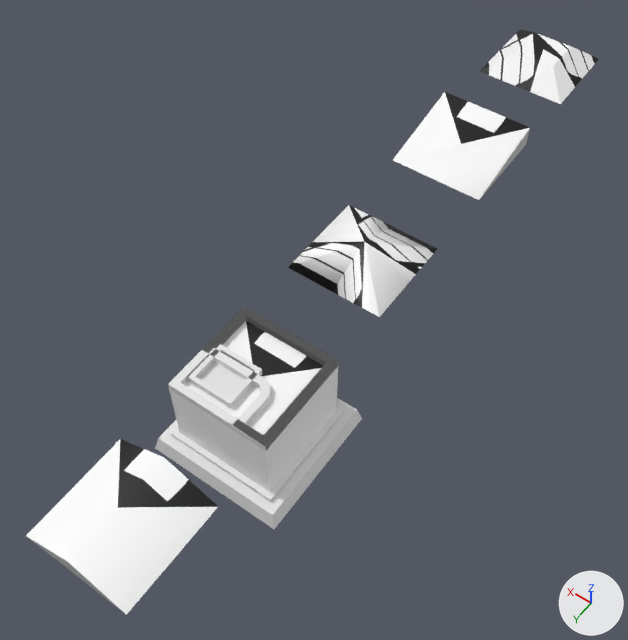
One commit to the Blender file Assets/Art/3D/Houses Final/House and World.blend: the scene before it, then after it.
Camera for both pictures: a 50 mm camera at (-4.13, 4.52, 10.02) aimed at (0.36, -1.76, 0.15). Arrows for +X, +Y and +Z are at lower right; the lights stay in place. The same objects are shown in both versions, whatever each file hides.

Objects in the first picture: '4 Sides Ground', '4 Sides House', 'Dach 1', 'Dach 2', 'Dach 3', 'Dach 4', 'Dach 5', 'Dach 6', 'Dach 7', 'Dach1.002'.
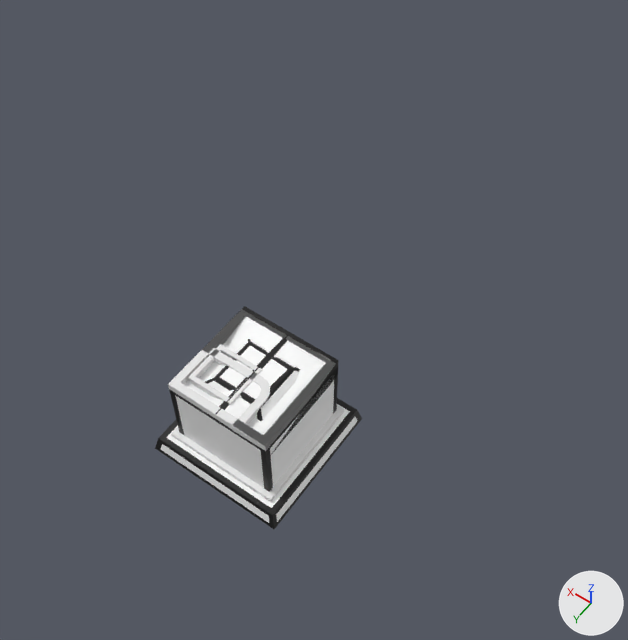
Where the newer file only moved an object's origin or applied its transform, the numbers keep the older frame.

Edits to the bpy script that builds the scene:
```text
Change me_cube_008:
    used by ob_4_sides_ground; location = (0.0, 0.0, -0.26); rotation_euler = (1.571, 0.0, 0.0), in degrees (90, 0, 0); scale = (0.01, 0.01, 0.01)
    remove me_cube_008.from_pydata(...)  # 8 vertices, 5 faces; spans x -100.0..100.0, y 1.0..26.0, z -100.0..100.0
    add me_cube_008.from_pydata(...)  # 52 vertices, 45 faces; spans x -100.0..100.0, y 1.0..26.0, z -100.0..100.0
    me_cube_008 part 1: 44 vertices added at x -100.0..100.0, y 1.0..26.0, z -100.0..100.0
    add me_cube_008.materials.append(mat_white)  # picture img_defaultmaterial_base_color_png_001
    add me_cube_008.materials.append(mat_black)  # black #000000
Change me_cube_007:
    used by ob_4_sides_house; location = (0.0, 0.0, 0.22); rotation_euler = (1.571, 0.0, 0.0), in degrees (90, 0, 0); scale = (0.01, 0.01, 0.01)
    remove me_cube_007.from_pydata(...)  # 8 vertices, 5 faces; spans x -74.3..74.3, y -22.0..88.0, z -74.3..74.3
    remove me_cube_007.materials.append(mat_material_002)  # picture img_defaultmaterial_base_color_png_002
    add me_cube_007.from_pydata(...)  # 52 vertices, 45 faces; spans x -74.3..74.3, y -22.0..88.0, z -74.3..74.3
    me_cube_007 part 2: 44 vertices added at x -74.3..74.3, y -22.0..88.0, z -74.3..74.3
    add me_cube_007.materials.append(mat_white)  # picture img_defaultmaterial_base_color_png_001
    add me_cube_007.materials.append(mat_black)  # black #000000
Change me_cube_031:
    where me_cube_031.from_pydata(...)  # 6 vertices, 4 faces; spans x -74.3..74.3, y 88.0..121.3, z -74.3..74.3
    used by ob_dach_1; location = (0.0, 2.35, 0.22); rotation_euler = (1.571, 0.0, 0.0), in degrees (90, 0, 0); scale = (0.01, 0.01, 0.01)
    me_cube_031 part 3: texture (UV) coordinates of 4 of 4 faces, centred in x -37.1..37.1, y 99.1..104.7, z -74.3..74.3, changed; they spanned u 0.0..0.79, v 0.0..0.79 and now span u 0.01..0.5, v 0.0..0.5
Change me_cube_046:
    where me_cube_046.from_pydata(...)  # 9 vertices, 8 faces; spans x -74.3..74.3, y 88.0..121.3, z -74.3..74.3
    used by ob_dach_2; location = (0.0, -2.43, 0.22); rotation_euler = (1.571, 0.0, 0.0), in degrees (90, 0, 0); scale = (0.01, 0.01, 0.01)
    me_cube_046 part 4: texture (UV) coordinates of 8 of 8 faces, centred in x -49.5..49.5, y 99.1, z -49.5..49.5, changed; they spanned u 0.0..0.64, v 0.0..0.79 and now span u 0.1..0.4, v 0.1..0.41
Change me_cube_047:
    where me_cube_047.from_pydata(...)  # 6 vertices, 5 faces; spans x -74.3..74.3, y 88.0..122.3, z -74.3..74.3
    used by ob_dach_3; location = (0.0, -5.09, 0.22); rotation_euler = (1.571, 0.0, 0.0), in degrees (90, 0, 0); scale = (0.01, 0.01, 0.01)
    me_cube_047 part 5: texture (UV) coordinates of 5 of 5 faces, centred in x -74.3..74.3, y 99.5..110.9, z -24.8..74.3, changed; they spanned u 0.0..0.79, v 0.0..0.79 and now span u 0.04..0.39, v 0.08..0.39
Change me_cube_048:
    where me_cube_048.from_pydata(...)  # 8 vertices, 5 faces; spans x -74.3..74.3, y 88.0..119.4, z -74.3..74.3
    used by ob_dach_4; location = (0.0, -7.79, 0.22); rotation_euler = (1.571, 0.0, 0.0), in degrees (90, 0, 0); scale = (0.01, 0.01, 0.01)
    me_cube_048 part 6: texture (UV) coordinates of 5 of 5 faces, centred in x -54.0..54.0, y 103.7..119.4, z -54.0..54.0, changed; they spanned u 0.0..0.5, v 0.0..0.79 and now span u 0.01..0.4, v 0.1..0.5
Change ob_dach_1:
    ob_dach_1.location: (0.0, 2.35, 0.22) -> (0.0, 0.0, 0.0)
Change ob_dach_2:
    ob_dach_2.location: (0.0, -2.43, 0.22) -> (0.0, 0.0, 0.0)
Change ob_dach_3:
    ob_dach_3.location: (0.0, -5.09, 0.22) -> (0.0, 0.0, 0.0)
Change ob_dach_4:
    ob_dach_4.location: (0.0, -7.79, 0.22) -> (0.0, 0.0, 0.0)
```

Location of each change, (x1, y1, x2, y2) in pixels of the pictures (628 x 640 px):
'Dach 1', surface changed, moved
    before: (26, 439, 218, 615)
    after: (209, 335, 288, 443)
'Dach 3', surface changed, moved
    before: (393, 92, 530, 200)
    after: (226, 306, 338, 457)
'Dach 2', surface changed, moved (not visible afterwards)
    before: (288, 205, 437, 317)
'Dach 4', surface changed, moved
    before: (479, 29, 599, 104)
    after: (205, 339, 300, 421)
part 1 of me_cube_008, added
    after: (155, 398, 362, 529)
part 2 of me_cube_007, added
    after: (169, 342, 338, 492)
